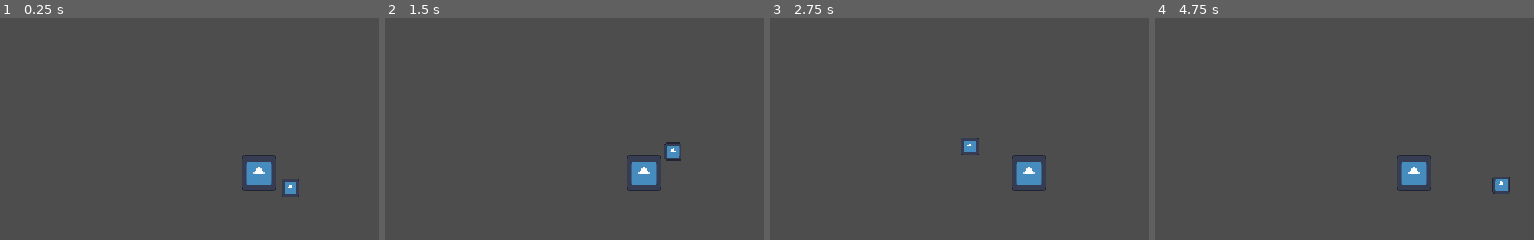
Above: before the commit, frames 1-4 (left to right).
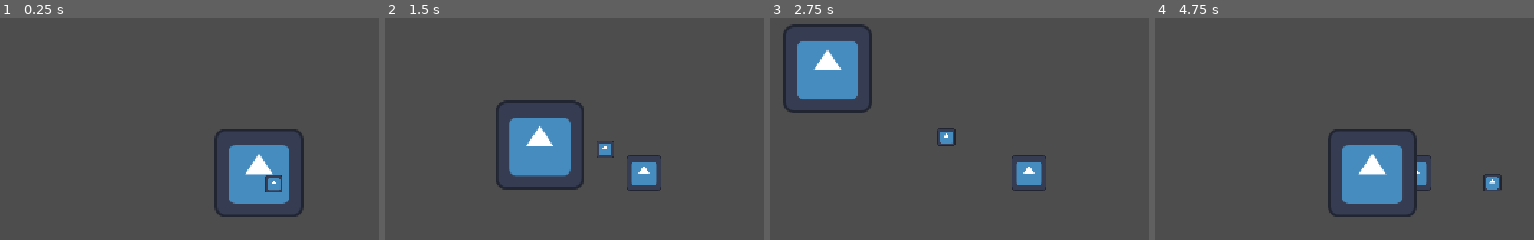
Above: after the commit, the same moments.

Repository: ReddRubinho/Survivors
Game: Godot game, scene res://main.tscn
The game is run twice, just before and just after one commit, with the same random seed, the same clock (stepped at 60 frames per second) and the same inputs. The engine's default icon, where the game draws it, is replaced by a stand-in: a white triangle on a blue panel in a dark square.
Inputs:
- Up to frame 1 (0.25 s): no input
- Up to frame 2 (1.5 s): hold D (Move_Right) 0.53-1.28 s; hold S (Move_Down) from 1.28 s (still down)
- Up to frame 3 (2.75 s): release S (Move_Down) at 2.03 s; hold D (Move_Right) from 2.03 s (still down)
- Up to frame 4 (4.75 s): release D (Move_Right) at 2.78 s; hold W (Move_Up) 2.78-3.53 s; hold A (Move_Left) from 3.53 s (still down)

The runs differ from the first frame. In frame 1, 5.0% of the frame differs, in the area x 56-81%, y 50-90%; in frame 2, 5.9%; in frame 3, 5.8%; in frame 4, 6.1%, in the area x 45-94%, y 50-90%.

Commit message:
feat: add player health and death

Diff:
--- a/enemy.gd
+++ b/enemy.gd
@@ -3,6 +3,9 @@
 var player: Node2D
 
 func _physics_process(_delta):
+	if not is_instance_valid(player):
+		return
+
 	var direction = global_position.direction_to(player.global_position)
 	velocity = direction * 100.0
 	move_and_slide()
@@ -15,3 +18,8 @@
 # Called every frame. 'delta' is the elapsed time since the previous frame.
 func _process(delta: float) -> void:
 	pass
+
+
+func _on_damage_area_body_entered(body: Node2D) -> void:
+	if body.is_in_group("player"):
+		body._take_damage(10)
--- a/enemy.tscn
+++ b/enemy.tscn
@@ -6,8 +6,11 @@
 [sub_resource type="CircleShape2D" id="CircleShape2D_7xaro"]
 radius = 20.0
 
+[sub_resource type="CircleShape2D" id="CircleShape2D_ncggm"]
+
 [node name="Enemy" type="CharacterBody2D" unique_id=55069550]
 collision_layer = 2
+collision_mask = 0
 script = ExtResource("1_4gyqm")
 
 [node name="CollisionShape2D" type="CollisionShape2D" parent="." unique_id=1566866172]
@@ -16,3 +19,11 @@
 [node name="Sprite2D" type="Sprite2D" parent="." unique_id=1892032945]
 scale = Vector2(0.2, 0.2)
 texture = ExtResource("1_7k104")
+
+[node name="DamageArea" type="Area2D" parent="." unique_id=1778711102]
+collision_layer = 0
+
+[node name="CollisionShape2D" type="CollisionShape2D" parent="DamageArea" unique_id=934997016]
+shape = SubResource("CircleShape2D_ncggm")
+
+[connection signal="body_entered" from="DamageArea" to="." method="_on_damage_area_body_entered"]
--- a/main.tscn
+++ b/main.tscn
@@ -3,11 +3,16 @@
 [ext_resource type="PackedScene" uid="uid://cq4ce7ytipe4t" path="res://player.tscn" id="1_0xm2m"]
 [ext_resource type="Script" uid="uid://c3vbbfyvsdvi6" path="res://enemy_spawner.gd" id="2_h2yge"]
 [ext_resource type="PackedScene" uid="uid://bcd502mcmaw7l" path="res://enemy.tscn" id="3_h2yge"]
+[ext_resource type="Texture2D" uid="uid://b6pyjum1wc0qp" path="res://icon.svg" id="4_1bvp3"]
 
 [node name="Main" type="Node2D" unique_id=1021216754]
 
 [node name="Player" parent="." unique_id=285548511 instance=ExtResource("1_0xm2m")]
+collision_mask = 0
 
 [node name="EnemySpawner" type="Node2D" parent="." unique_id=700529769]
 script = ExtResource("2_h2yge")
 enemy_scene = ExtResource("3_h2yge")
+
+[node name="Sprite2D" type="Sprite2D" parent="." unique_id=1889957406]
+texture = ExtResource("4_1bvp3")
--- a/player.gd
+++ b/player.gd
@@ -1,13 +1,34 @@
 extends CharacterBody2D
 @export var speed: float = 200.0
+@export var max_health: int = 100
+var health: int
+
+
+# Called when the node enters the scene tree for the first time.
+func _ready() -> void:
+	health = max_health
+
+func _take_damage(amount: int):
+	health -= amount
+
+	if health <= 0:
+		die()
+
+func die():
+	var camera = get_node("Camera2D")
+	var camera_position = camera.global_position
+
+	remove_child(camera)
+	get_parent().add_child(camera)
+
+	camera.global_position = camera_position
+
+	queue_free()
+
 func _physics_process(_delta):
 	var direction = Input.get_vector("Move_Left", "Move_Right", "Move_Up", "Move_Down")
 	velocity = direction * speed
 	move_and_slide()
-# Called when the node enters the scene tree for the first time.
-func _ready() -> void:
-	pass # Replace with function body.
-
 
 # Called every frame. 'delta' is the elapsed time since the previous frame.
 func _process(delta: float) -> void:
